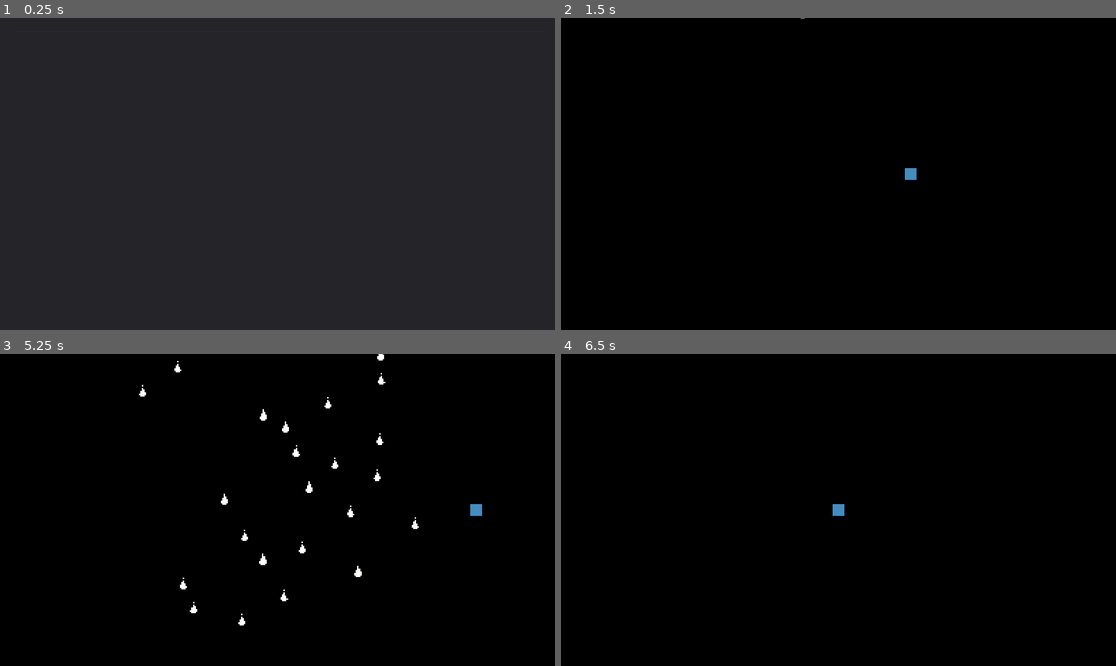
Above: before the commit, frames 1-4 (two rows, left to right).
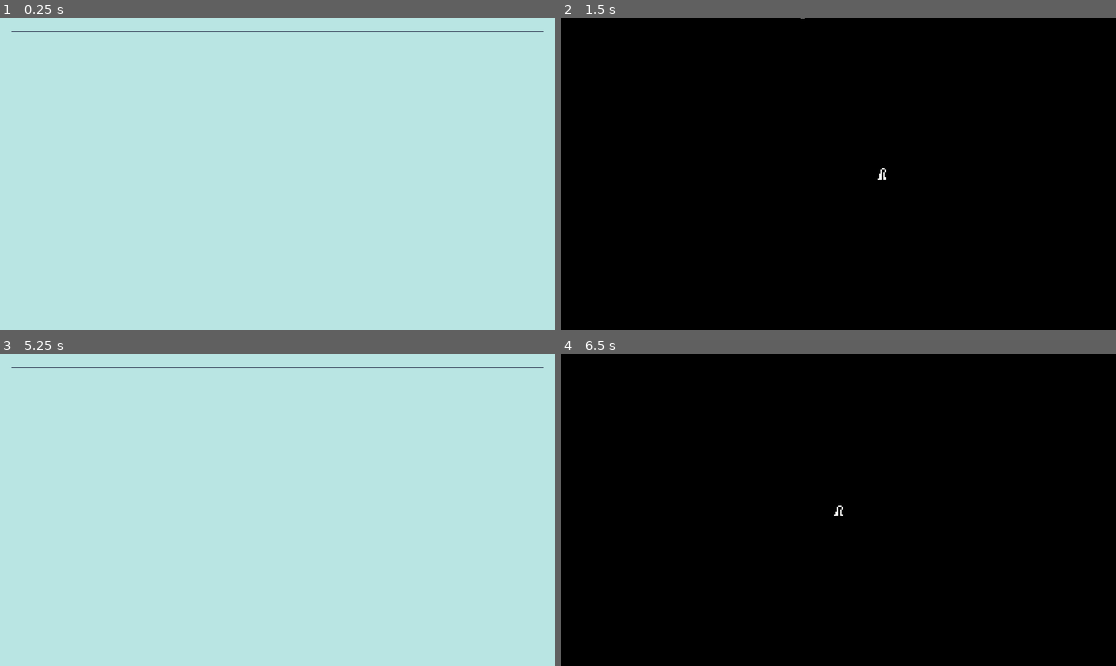
Above: after the commit, the same moments.

Repository: FalafelBeingOrg/test1
Game: Godot game, scene res://LevelSelect.tscn
The game is run twice, just before and just after one commit, with the same random seed, the same clock (stepped at 60 frames per second) and the same inputs. The engine's default icon, where the game draws it, is replaced by a stand-in: a white triangle on a blue panel in a dark square.
Inputs:
- Up to frame 1 (0.25 s): no input
- Up to frame 2 (1.5 s): click "Level 1" at 0.5 s; tap Enter at 1.25 s; hold Right (ui_right) from 1.28 s (still down)
- Up to frame 3 (5.25 s): release Right (ui_right) at 2.03 s; hold Down (ui_down) 2.03-2.78 s; hold Right (ui_right) 2.78-3.53 s; hold Up (ui_up) 3.53-4.28 s; hold Left (ui_left) from 4.28 s (still down)
- Up to frame 4 (6.5 s): release Left (ui_left) at 5.75 s; click "Level 1" at 5.75 s

The runs differ from the first frame. In frame 1, 100% of the frame differs, in the area x 0-100%, y 0-100%; in frame 2, 0.1%; in frame 3, 100%; in frame 4, less than 0.1%.

Commit message:
added ifrotet

Diff:
--- a/Test1Code/LevelSelect.tscn
+++ b/Test1Code/LevelSelect.tscn
@@ -1,7 +1,10 @@
-[gd_scene load_steps=4 format=2]
+[gd_scene load_steps=5 format=2]
 
 [ext_resource path="res://TitleFont.tres" type="DynamicFont" id=1]
 [ext_resource path="res://Label.gd" type="Script" id=2]
+
+[sub_resource type="StyleBoxFlat" id=2]
+bg_color = Color( 0.729412, 0.901961, 0.894118, 1 )
 
 [sub_resource type="StyleBoxFlat" id=1]
 bg_color = Color( 0.137255, 0.160784, 0.27451, 1 )
@@ -13,6 +16,7 @@
 [node name="Panel" type="Panel" parent="."]
 anchor_right = 1.0
 anchor_bottom = 1.0
+custom_styles/panel = SubResource( 2 )
 
 [node name="MarginContainer" type="MarginContainer" parent="Panel"]
 anchor_right = 1.0
@@ -29,6 +33,7 @@
 [node name="Label" type="Label" parent="Panel/MarginContainer/VBoxContainer"]
 margin_right = 1840.0
 margin_bottom = 47.0
+custom_colors/font_color = Color( 0.137255, 0.160784, 0.27451, 1 )
 custom_fonts/font = ExtResource( 1 )
 text = "Maelstrom"
 align = 1
@@ -39,6 +44,11 @@
 margin_top = 51.0
 margin_right = 1840.0
 margin_bottom = 98.0
+custom_colors/font_color_disabled = Color( 0.729412, 0.901961, 0.894118, 1 )
+custom_colors/font_color_focus = Color( 0.729412, 0.901961, 0.894118, 1 )
+custom_colors/font_color = Color( 0.729412, 0.901961, 0.894118, 1 )
+custom_colors/font_color_hover = Color( 0.729412, 0.901961, 0.894118, 1 )
+custom_colors/font_color_pressed = Color( 0.729412, 0.901961, 0.894118, 1 )
 custom_fonts/font = ExtResource( 1 )
 custom_styles/hover = SubResource( 1 )
 custom_styles/pressed = SubResource( 1 )
--- a/Test1Code/Player.gd
+++ b/Test1Code/Player.gd
@@ -1,6 +1,6 @@
 extends KinematicBody2D
 
-const SPEED = 250
+const SPEED = 150
 
 onready var level_handler = get_node("/root/LevelHandler")
 onready var area = $Area2D
--- a/Test1Code/Player.tscn
+++ b/Test1Code/Player.tscn
@@ -1,24 +1,44 @@
-[gd_scene load_steps=5 format=2]
+[gd_scene load_steps=9 format=2]
 
 [ext_resource path="res://Player.gd" type="Script" id=1]
-[ext_resource path="res://icon.png" type="Texture" id=2]
+[ext_resource path="res://dude_01.png" type="Texture" id=2]
+
+[sub_resource type="AtlasTexture" id=3]
+atlas = ExtResource( 2 )
+region = Rect2( 0, 0, 8, 8 )
+
+[sub_resource type="AtlasTexture" id=4]
+atlas = ExtResource( 2 )
+region = Rect2( 8, 0, 8, 8 )
+
+[sub_resource type="AtlasTexture" id=5]
+atlas = ExtResource( 2 )
+region = Rect2( 16, 0, 8, 8 )
+
+[sub_resource type="SpriteFrames" id=6]
+animations = [ {
+"frames": [ SubResource( 3 ), SubResource( 4 ), SubResource( 3 ), SubResource( 5 ) ],
+"loop": true,
+"name": "default",
+"speed": 5.0
+} ]
 
 [sub_resource type="RectangleShape2D" id=1]
-extents = Vector2( 4, 4 )
+extents = Vector2( 3, 4 )
 
 [sub_resource type="RectangleShape2D" id=2]
-extents = Vector2( 4, 4 )
+extents = Vector2( 3, 4 )
 
 [node name="Player" type="KinematicBody2D"]
 script = ExtResource( 1 )
 
+[node name="AnimatedSprite" type="AnimatedSprite" parent="."]
+frames = SubResource( 6 )
+frame = 3
+playing = true
+
 [node name="CollisionShape2D" type="CollisionShape2D" parent="."]
 shape = SubResource( 1 )
-
-[node name="Sprite" type="Sprite" parent="."]
-texture = ExtResource( 2 )
-region_enabled = true
-region_rect = Rect2( 13.039, 20.327, 8, 8 )
 
 [node name="Area2D" type="Area2D" parent="."]
 collision_layer = 3
Not shown, added: Test1Code/dude_01.png.import
